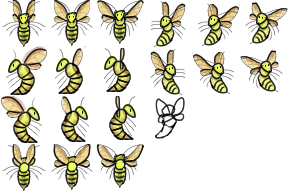
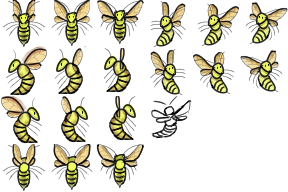
Revision of a layered 288x192 image; what changed, layer by layer:
painted on "Second try" over bbox(151, 96, 192, 139)
painted on "Tactiles" (2nd of 7, in "Right down 3" › "Line") over bbox(151, 96, 192, 128)
painted on "Back wings" (2nd of 12, in "Right down 3" › "Line") over bbox(151, 96, 192, 128)
painted on "Head" (2nd of 22, in "Right down 3" › "Line") over bbox(151, 96, 192, 128)
painted on "Tactiles" (3rd of 7, in "Right down 2" › "Line") over bbox(151, 96, 192, 128)
painted on "Tactiles" (4th of 7, in "Right down 1" › "Line") over bbox(151, 96, 192, 128)
painted on "Shades" (4th of 7, in "Right down 1" › "Drawings" › "Wings") over bbox(151, 96, 192, 128)
painted on "Patterns" (8th of 36, in "Right down 1" › "Drawings" › "Wings") over bbox(151, 96, 192, 128)
painted on "Base" (7th of 24, in "Right down 1" › "Drawings" › "Wings") over bbox(151, 96, 192, 128)
painted on "Tactiles" (5th of 7, in "Left down 3" › "Line") over bbox(151, 96, 192, 128)
painted on "Eyes" (5th of 10, in "Left down 3" › "Line") over bbox(151, 96, 192, 128)
painted on "Head" (5th of 22, in "Left down 3" › "Line") over bbox(151, 96, 192, 128)
painted on "Patterns" (10th of 36, in "Left down 3" › "Drawings" › "Wings") over bbox(151, 96, 192, 139)
painted on "Tactiles" (6th of 7, in "Left down 2" › "Line") over bbox(151, 96, 192, 128)
painted on "Tactiles" (7th of 7, in "Left down 1" › "Line") over bbox(151, 96, 192, 128)
painted on "Wings" (8th of 31, in "Up 3" › "Shadows") over bbox(151, 96, 192, 139)
painted on "Front wings" (8th of 12, in "Up 3" › "Line") over bbox(151, 96, 192, 139)
painted on "Wings" (12th of 31, in "Up 1" › "Shadows") over bbox(151, 96, 192, 139)
painted on "Base" (17th of 24, in "Up 1" › "Drawing" › "Wings") over bbox(151, 96, 192, 139)
painted on "Body" (10th of 24, in "Right 3" › "Shade") over bbox(151, 96, 192, 139)
painted on "Head and body" (8th of 13, in "Right 3" › "Draw") over bbox(151, 96, 192, 139)
…and 9 more changes (9 painted)
